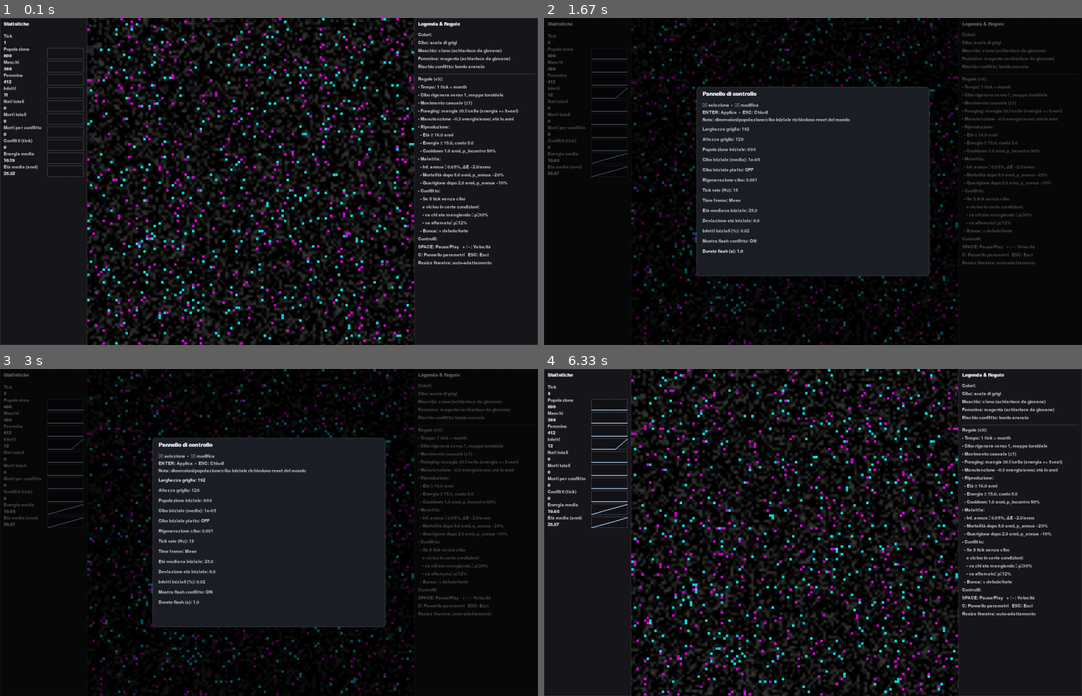
Above: before the commit, frames 1-4 (two rows, left to right).
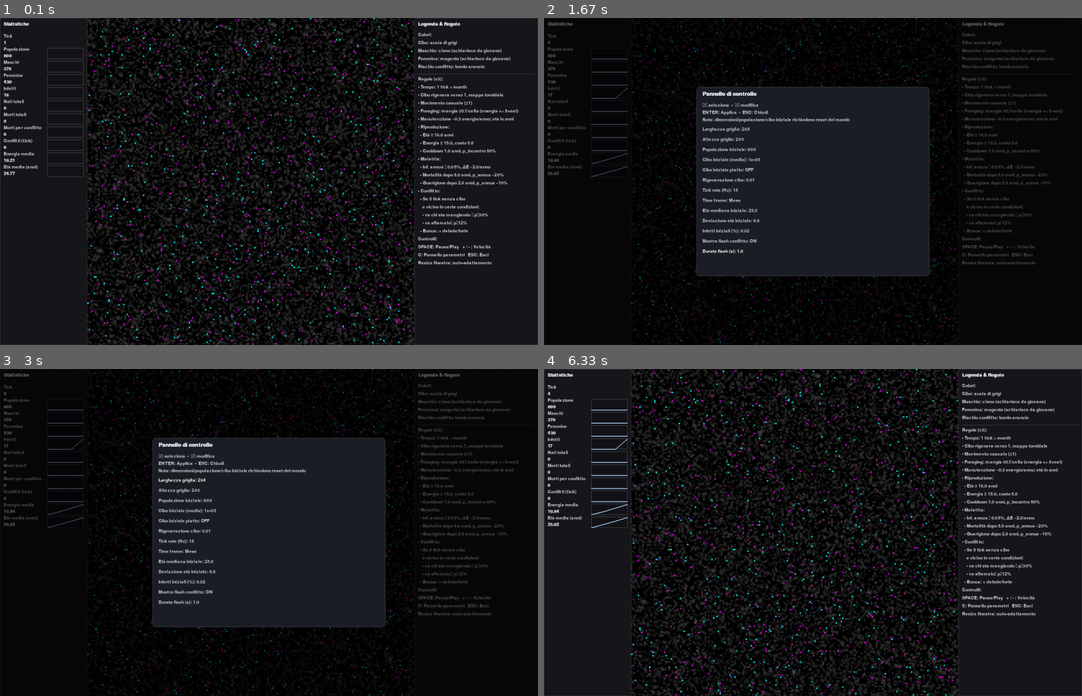
Above: after the commit, the same moments.

Repository: FabryAI/life-sim
Game: pygame game, started from src/life_ui/pygame_view.py
The game is run twice, just before and just after one commit, with the same random seed, the same clock (stepped at 60 frames per second) and the same inputs.
Inputs:
- Up to frame 1 (0.1 s): no input
- Up to frame 2 (1.67 s): tap C at 0.33 s; tap Space at 0.67 s; hold Right 1-1.47 s; hold Up from 1.5 s (still down)
- Up to frame 3 (3 s): release Up at 1.8 s; hold Right 1.83-2.3 s; hold Left 2.33-2.87 s; hold Down from 2.9 s (still down)
- Up to frame 4 (6.33 s): release Down at 3.2 s; hold Left 3.23-3.63 s; hold Up 3.67-4.03 s; hold Right 4.07-4.7 s; hold Down 4.73-5.1 s; hold Left 5.13-5.6 s; hold Right 5.63-6.1 s; tap Enter at 6.13 s

The runs differ from the first frame. In frame 1, 15% of the frame differs, in the area x 1-77%, y 0-100%; in frame 2, 2.6%; in frame 3, 2.6%; in frame 4, 15%.

Commit message:
updated README

Diff:
--- a/src/life_sim/config.py
+++ b/src/life_sim/config.py
@@ -4,8 +4,8 @@
 class SimConfig:
     # Mondo / base
     seed: int = 42
-    width: int = 128
-    height: int = 128
+    width: int = 200
+    height: int = 200
     toroidal: bool = True
 
     # Popolazione iniziale
@@ -19,7 +19,7 @@
     time_unit: str = "month"  # "year" | "month" | "day"
 
     # Risorse
-    resource_regen_rate: float = 0.001
+    resource_regen_rate: float = 0.01
     initial_food_mean: float = 0.00001
     initial_food_flat: bool = False
 
Not shown, changed: README.md
Binary file added: assets/images/lifesim_banner.png
Not shown, added: assets/images/interface_example.gif
